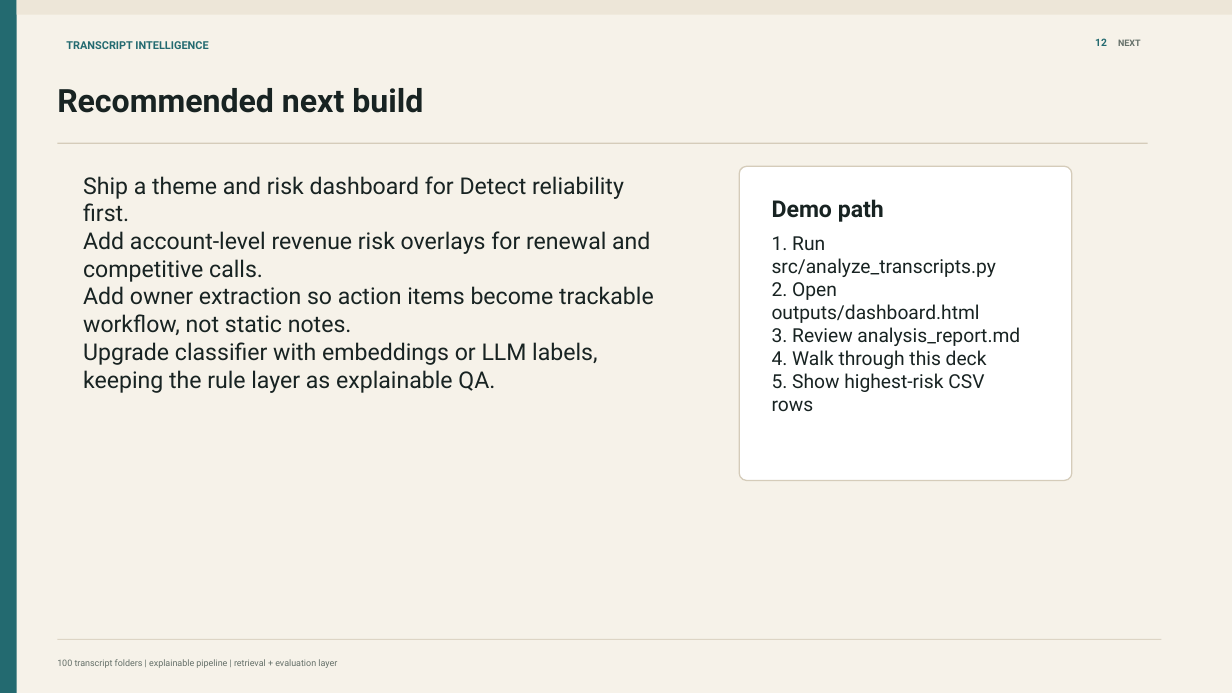
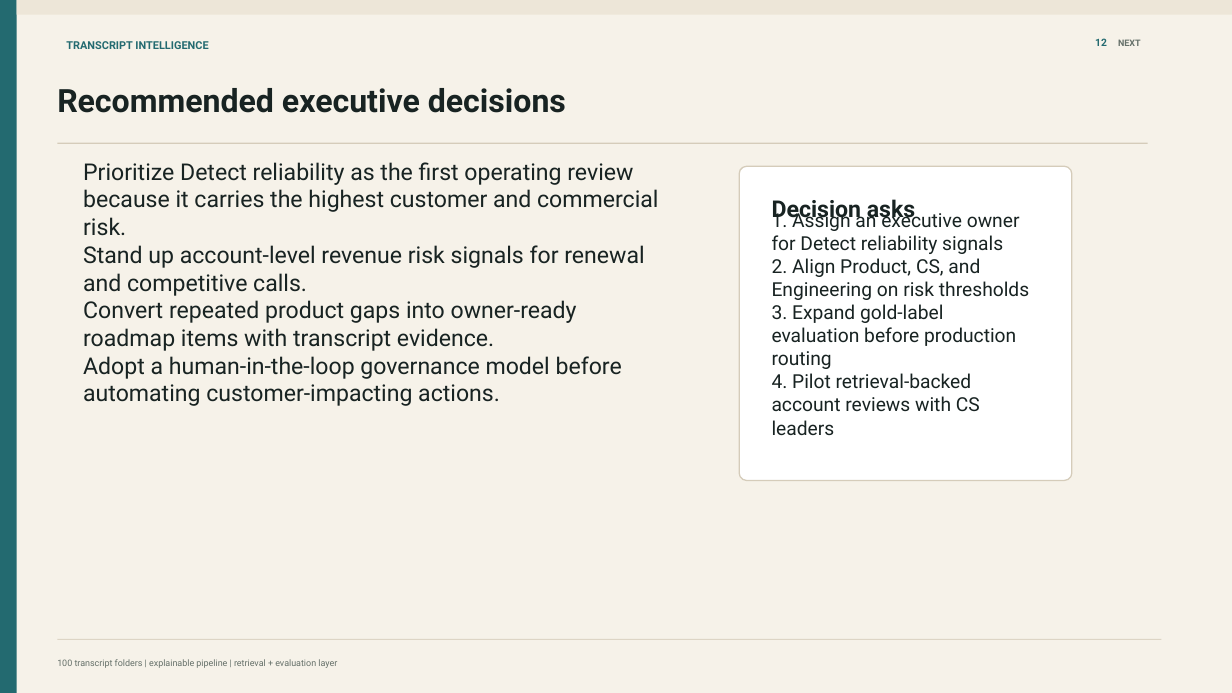
Before and after one commit to gsrikaveri123/transcript-intelligence, a slide deck: slide 13 of interview-assignment/deliverables/Transcript_Intelligence_Leadership_Deck.pptx. Drawn at 1232x693 pixels with LibreOffice and Linux fonts; fonts in the diff are those of the drawing. Boxes give left, top, right and bottom in pixels: in the first picture for what was removed or moved away, otherwise in the second. Text is boxed around its words. In the diff, an @@ line names an element or a change of style, - is before the commit and + after.

Commit message:
Make leadership deck stakeholder-ready

```diff
--- a/interview-assignment/deliverables/Transcript_Intelligence_Leadership_Deck.pptx
+++ b/interview-assignment/deliverables/Transcript_Intelligence_Leadership_Deck.pptx
@@ text at [57,88,566,113]: text changed @@
-Recommended next build
+Recommended executive decisions
@@ text at [83,162,658,406]: text changed @@
-Ship a theme and risk dashboard for Detect reliability first.
-Add account-level revenue risk overlays for renewal and competitive calls.
-Add owner extraction so action items become trackable workflow, not static notes.
-Upgrade classifier with embeddings or LLM labels, keeping the rule layer as explainable QA.
+Prioritize Detect reliability as the first operating review because it carries the highest customer and commercial risk.
+Stand up account-level revenue risk signals for renewal and competitive calls.
+Convert repeated product gaps into owner-ready roadmap items with transcript evidence.
+Adopt a human-in-the-loop governance model before automating customer-impacting actions.
@@ text at [772,199,915,222]: text changed @@
-Demo path
+Decision asks
@@ text at [772,209,1029,435]: text changed @@
-1. Run src/analyze_transcripts.py
-2. Open outputs/dashboard.html
-3. Review analysis_report.md
-4. Walk through this deck
-5. Show highest-risk CSV rows
+1. Assign an executive owner for Detect reliability signals
+2. Align Product, CS, and Engineering on risk thresholds
+3. Expand gold-label evaluation before production routing
+4. Pilot retrieval-backed account reviews with CS leaders
```
Also in this commit, not shown: 6 other slides changed, 1 other file.
